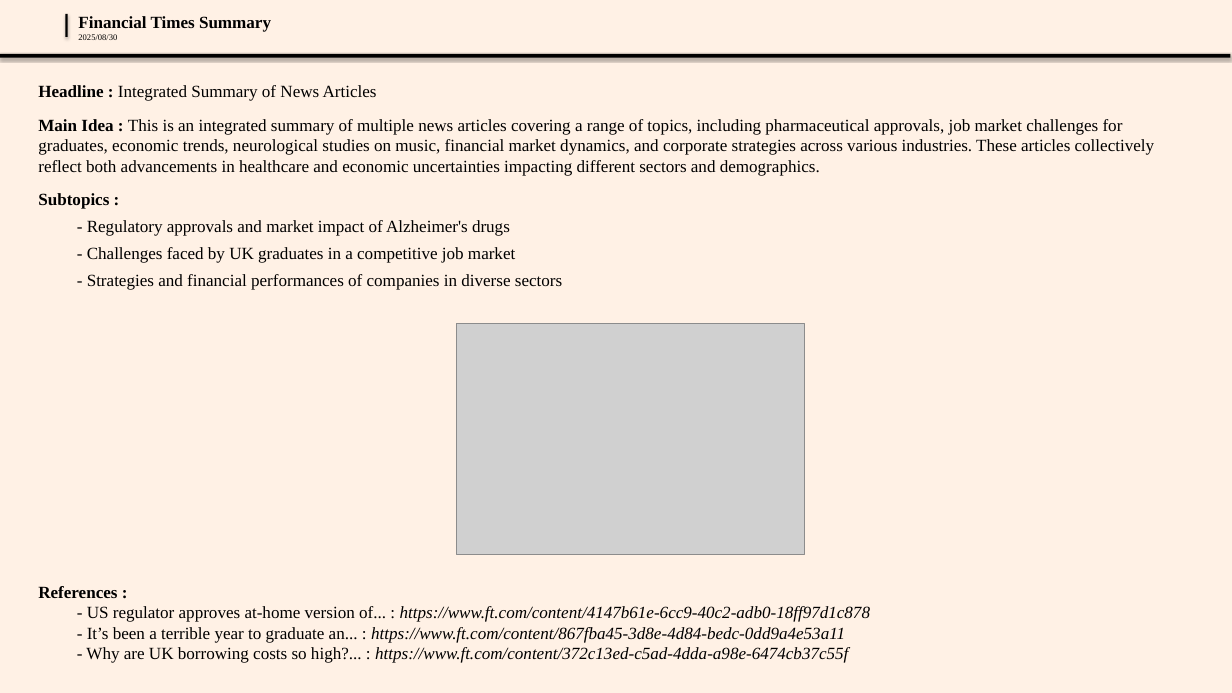
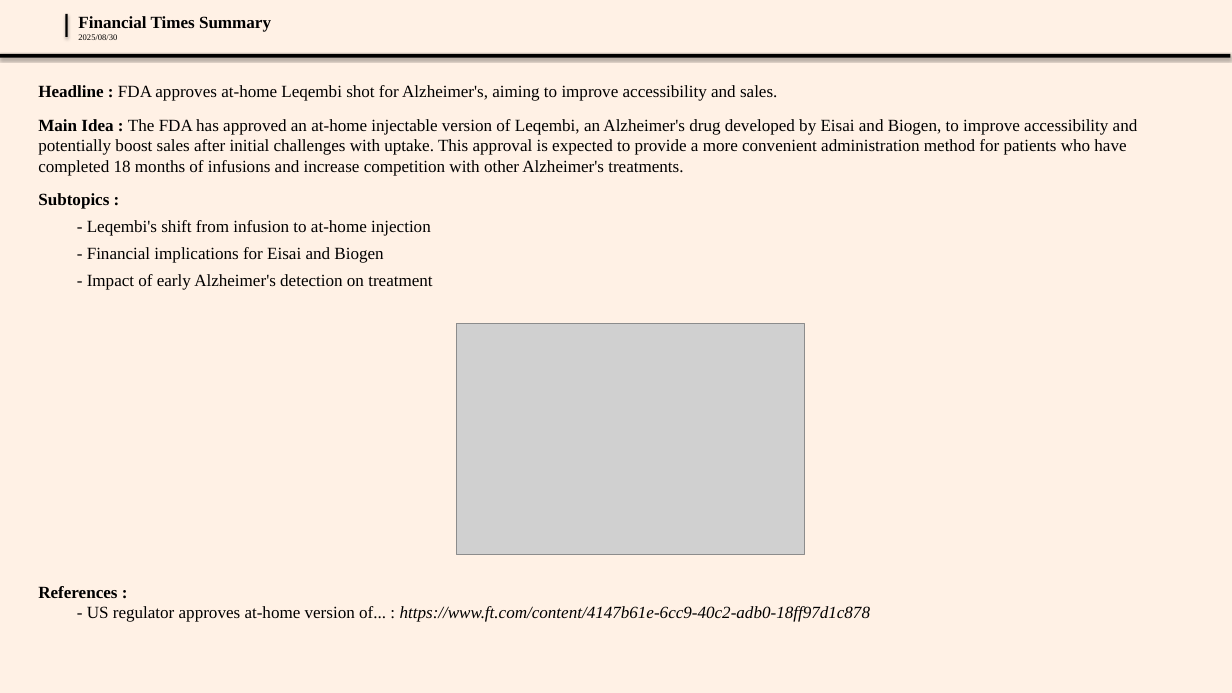
Before and after one commit to AhmedTioual/ft_scraper, a slide deck: slide 3 of data/presentations/themes_presentation_2025-08-30.pptx. Drawn at 1232x693 pixels with LibreOffice and Linux fonts; fonts in the diff are those of the drawing; grey boxes stand for pictures; background and template pictures are left out. Boxes give left, top, right and bottom in pixels: in the first picture for what was removed or moved away, otherwise in the second. Text is boxed around its words. In the diff, an @@ line names an element or a change of style, - is before the commit and + after.

```diff
--- a/data/presentations/themes_presentation_2025-08-30.pptx
+++ b/data/presentations/themes_presentation_2025-08-30.pptx
@@ text at bbox=[38, 85, 1138, 176]: text changed @@
-Headline : Integrated Summary of News Articles
-Main Idea : This is an integrated summary of multiple news articles covering a range of topics, including pharmaceutical approvals, job market challenges for graduates, economic trends, neurological studies on music, financial market dynamics, and corporate strategies across various industries. These articles collectively reflect both advancements in healthcare and economic uncertainties impacting different sectors and demographics.
+Headline : FDA approves at-home Leqembi shot for Alzheimer's, aiming to improve accessibility and sales.
+Main Idea : The FDA has approved an at-home injectable version of Leqembi, an Alzheimer's drug developed by Eisai and Biogen, to improve accessibility and potentially boost sales after initial challenges with uptake. This approval is expected to provide a more convenient administration method for patients who have completed 18 months of infusions and increase competition with other Alzheimer's treatments.
@@ text at bbox=[87, 220, 432, 290]: text changed @@
-  - Regulatory approvals and market impact of Alzheimer's drugs
-  - Challenges faced by UK graduates in a competitive job market
-  - Strategies and financial performances of companies in diverse sectors
+  - Leqembi's shift from infusion to at-home injection
+  - Financial implications for Eisai and Biogen
+  - Impact of early Alzheimer's detection on treatment
@@ text at bbox=[86, 627, 848, 663]: paragraphs removed @@
-  - It’s been a terrible year to graduate an... : https://www.ft.com/content/867fba45-3d8e-4d84-bedc-0dd9a4e53a11
-  - Why are UK borrowing costs so high?... : https://www.ft.com/content/372c13ed-c5ad-4dda-a98e-6474cb37c55f
```
Also in this commit, not shown: 2 other slides changed, 4 slides added.
